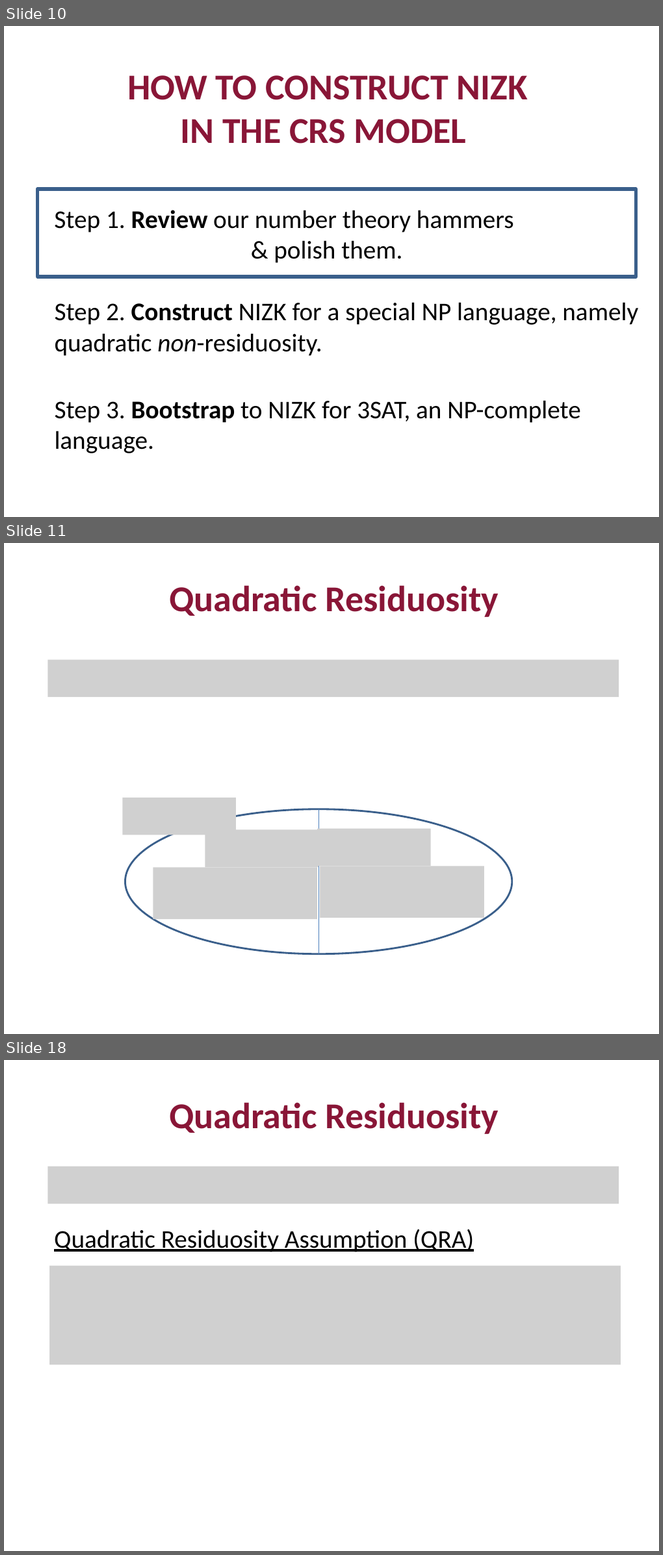
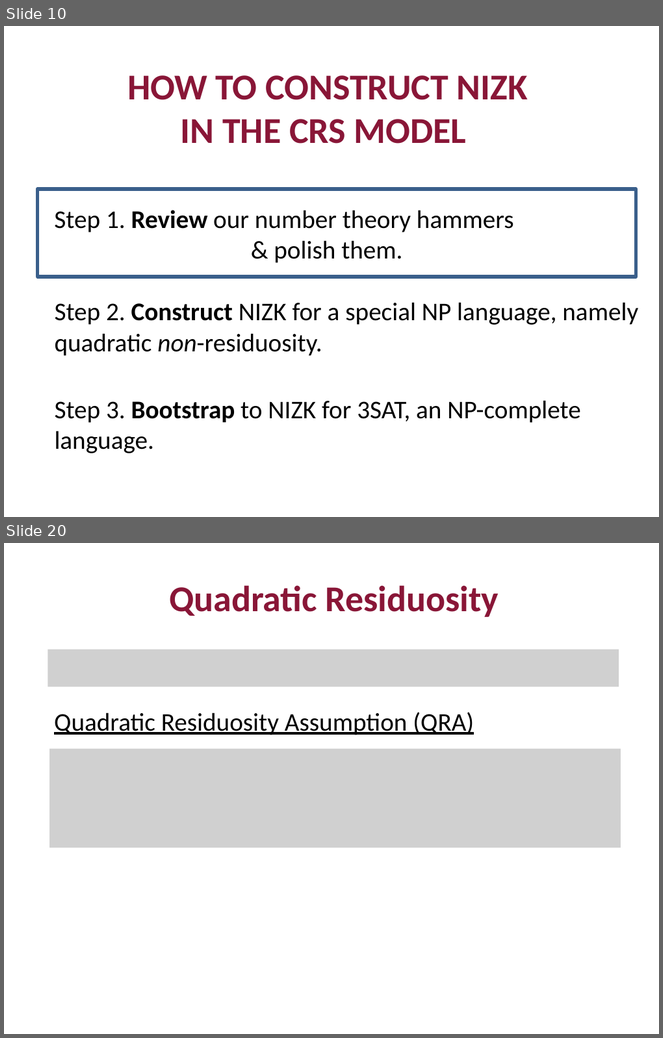
Before and after one commit to mit6875/mit6875.github.io, a slide deck: FA23SLIDES/lec16.pptx. Shown one above the other, each under a label of ours: slides 10, 11 and 18 before the commit, slides 10 and 20 after it; the slides between them are not shown. The pictures are 663x1555 and 663x1038 pixels, drawn with LibreOffice and Linux fonts; fonts in the diff are those of the drawing; grey boxes stand for pictures. Boxes give left, top, right and bottom in pixels: in the first picture for what was removed or moved away, otherwise in the second. Text is boxed around its words. In the diff, an @@ line names an element or a change of style, - is before the commit and + after.

```diff
--- a/FA23SLIDES/lec16.pptx
+++ b/FA23SLIDES/lec16.pptx
@@ slide 11 removed at bbox=[4, 543, 659, 1034], background #FFFFFF @@
@@ text removed at bbox=[169, 585, 499, 617] @@
-Quadratic Residuosity
@@ picture removed at bbox=[48, 659, 620, 697] @@
@@ picture removed at bbox=[122, 798, 236, 835] @@
@@ ellipse removed at bbox=[125, 809, 512, 954] @@
@@ line removed from (319, 809) to (319, 954) @@
@@ picture removed at bbox=[205, 830, 319, 867] @@
@@ picture removed at bbox=[317, 828, 430, 866] @@
@@ picture removed at bbox=[154, 867, 318, 919] @@
@@ picture removed at bbox=[320, 866, 484, 918] @@
@@ what was slide 18 is now slide 20 @@
```
Also in this commit, not shown: 8 slides changed, 5 slides added, 21 other slides removed, 3 other files.
